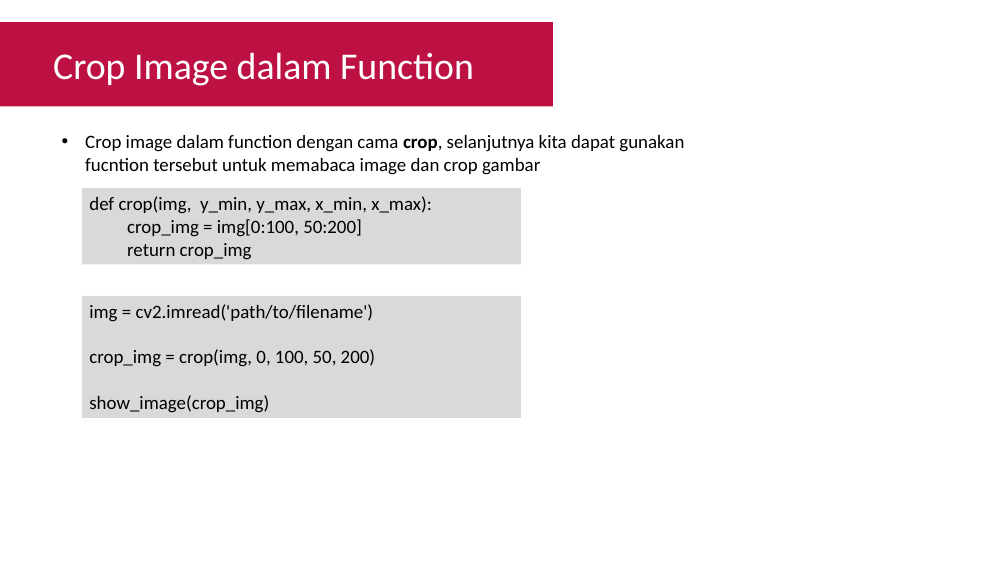
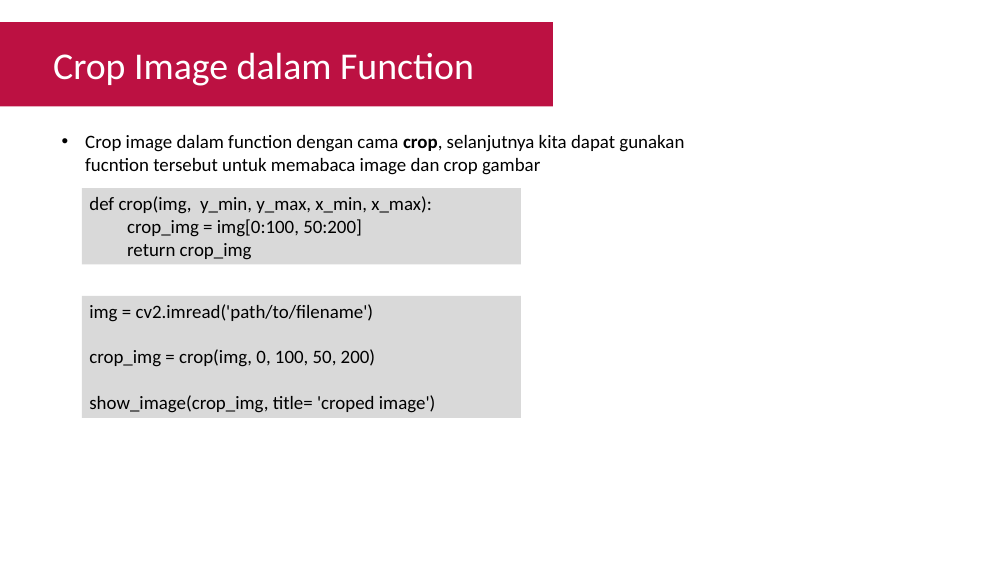
Before and after one commit to Muhammad-Yunus/Materi-Training, a slide deck: slide 6 of A. Raspberry Pi - Image Processing/#6 - Computer Vision Part 2 (Crop, Resize, Convert Color)/P6 - Computer Vision Part 2 (Crop, Resize, Convert Color).pptx. Drawn at 1008x567 pixels with LibreOffice and Linux fonts; fonts in the diff are those of the drawing. Boxes give left, top, right and bottom in pixels: in the first picture for what was removed or moved away, otherwise in the second. Text is boxed around its words. In the diff, an @@ line names an element or a change of style, - is before the commit and + after.

Commit message:
update show function

```diff
--- a/A. Raspberry Pi - Image Processing/#6 - Computer Vision Part 2 (Crop, Resize, Convert Color)/P6 - Computer Vision Part 2 (Crop, Resize, Convert Color).pptx
+++ b/A. Raspberry Pi - Image Processing/#6 - Computer Vision Part 2 (Crop, Resize, Convert Color)/P6 - Computer Vision Part 2 (Crop, Resize, Convert Color).pptx
@@ text in rectangle at (x1=89, y1=395, x2=435, y2=413): text changed @@
-show_image(crop_img)
+show_image(crop_img, title= 'croped image')
```
Also in this commit, not shown: 12 other slides changed, 1 other file.
